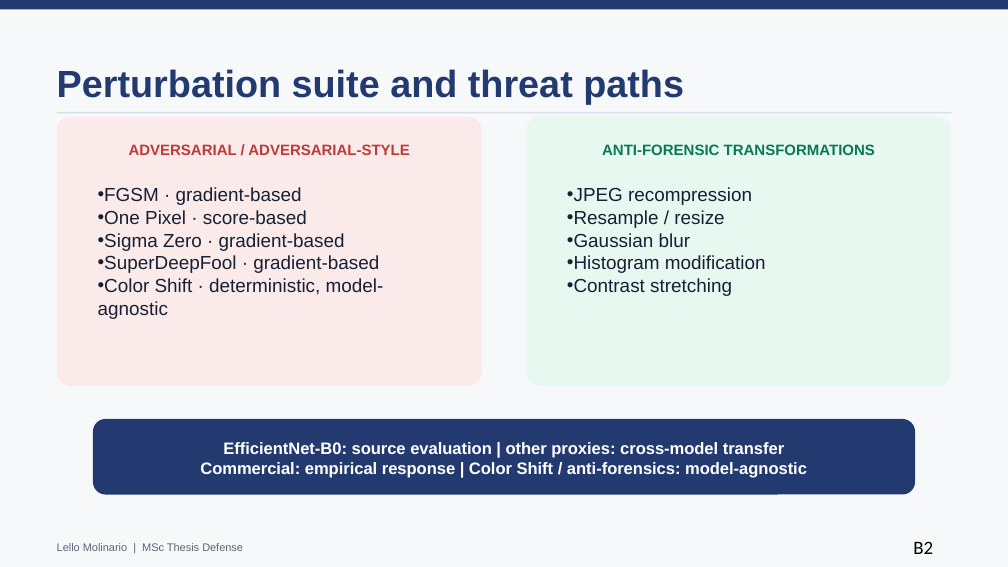
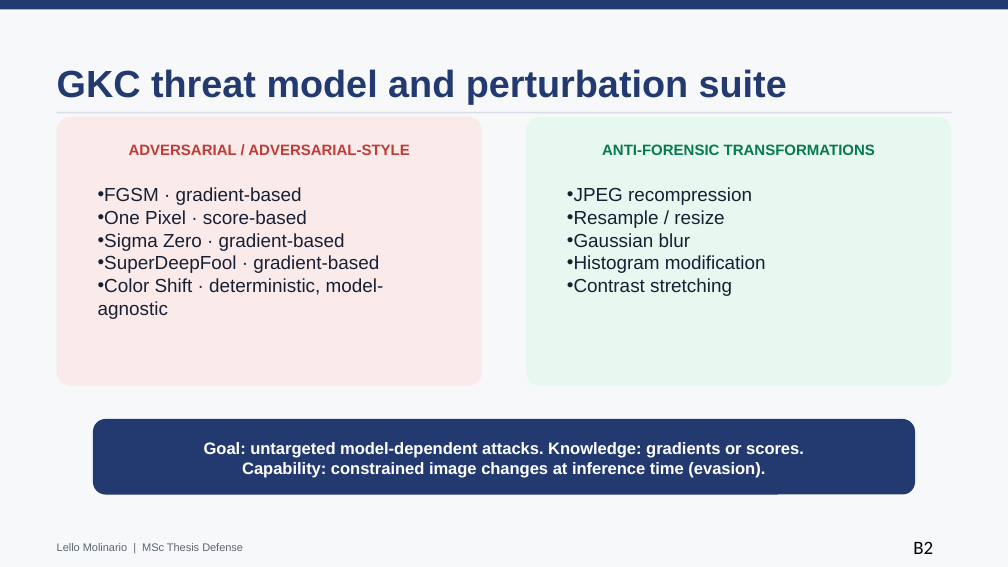
Before and after one commit to lmolinario/Molinario_Thesis_Defense_2026, a slide deck: slide 18 of Molinario_Thesis_Defense_2026.pptx. Drawn at 1008x567 pixels with LibreOffice and Linux fonts; fonts in the diff are those of the drawing. Boxes give left, top, right and bottom in pixels: in the first picture for what was removed or moved away, otherwise in the second. Text is boxed around its words. In the diff, an @@ line names an element or a change of style, - is before the commit and + after.

Commit message:
Expose GKC threat model in defense materials

```diff
--- a/Molinario_Thesis_Defense_2026.pptx
+++ b/Molinario_Thesis_Defense_2026.pptx
@@ text at (57,69,787,104): text changed @@
-Perturbation suite and threat paths
+GKC threat model and perturbation suite
@@ text at (204,442,804,478): text changed @@
-EfficientNet-B0: source evaluation | other proxies: cross-model transfer
-Commercial: empirical response | Color Shift / anti-forensics: model-agnostic
+Goal: untargeted model-dependent attacks. Knowledge: gradients or scores.
+Capability: constrained image changes at inference time (evasion).
```
Also in this commit, not shown: 2 other files.
